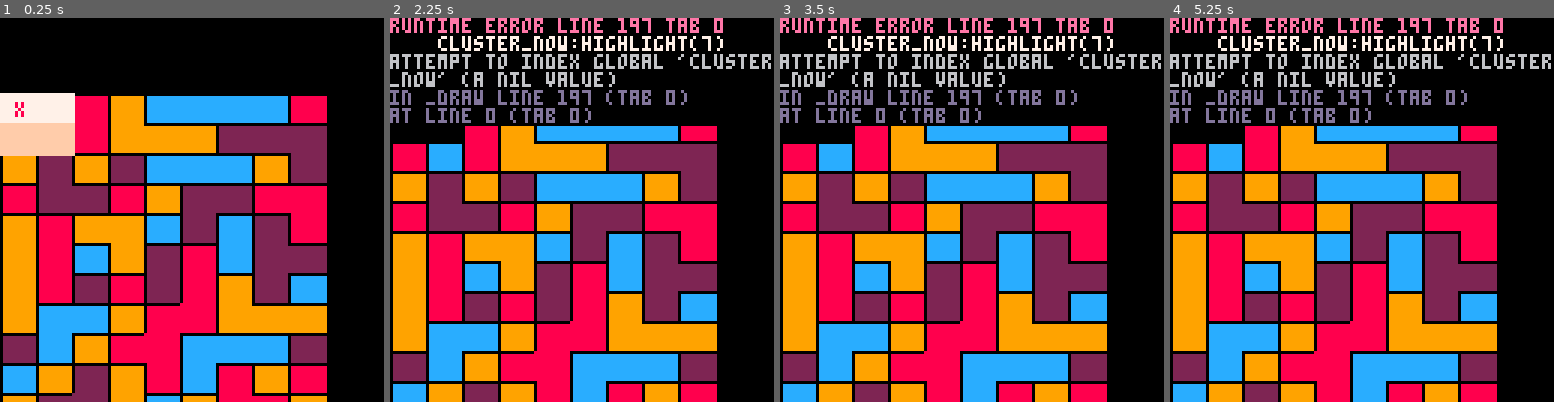
Above: before the commit, frames 1-4 (left to right).
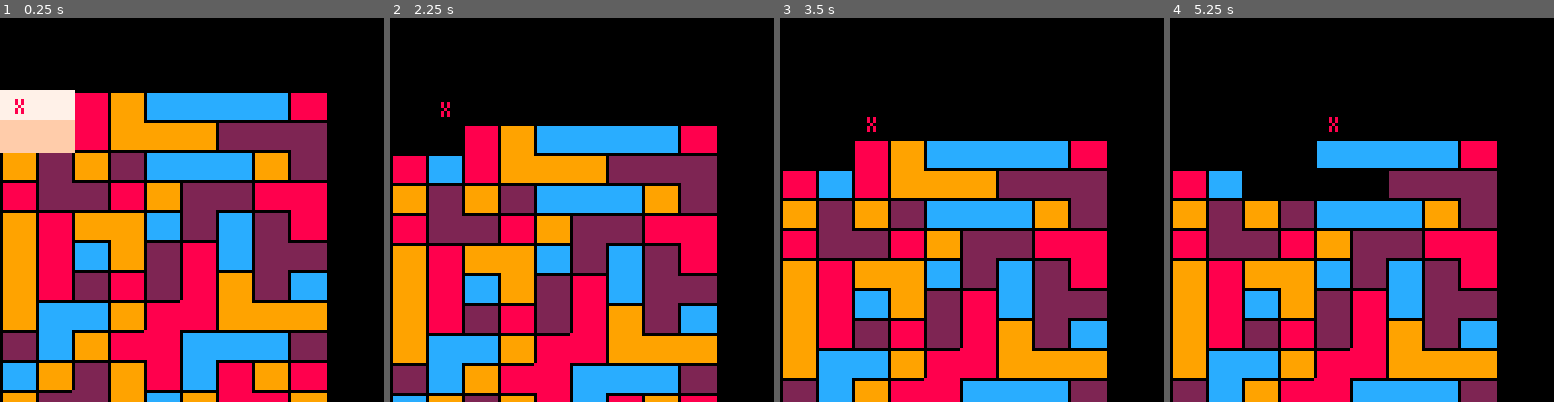
Above: after the commit, the same moments.

Repository: paloblanco/digger
Game: PICO-8 cartridge dig22.p8
Two runs of this game, one before a commit and one after it. Both use one fixed random seed, a clock stepped at 60 frames per second and the inputs below.
Inputs:
- Up to frame 1 (0.25 s): no input
- Up to frame 2 (2.25 s): tap X (X key) at 0.33, 1.07, 1.85 s; tap O (Z key) at 0.7, 1.7, 2.1 s; hold Right 1.6-2.1 s; hold Up from 2.15 s (still down)
- Up to frame 3 (3.5 s): release Up at 2.42 s; hold Right 2.47-3.03 s; tap O (Z key) at 2.5, 2.9, 3.3 s; tap X (X key) at 2.97 s; hold Left from 3.08 s (still down)
- Up to frame 4 (5.25 s): release Left at 3.58 s; hold Down 3.63-3.97 s; tap O (Z key) every 0.4 s from 3.7 to 4.9 s; hold Right 4.02-4.68 s; tap X (X key) at 4.08, 5.2 s; hold Up 4.73-5.03 s; hold Left from 5.08 s (still down)

The runs differ from the first frame. In frame 1, 9.4% of the frame differs, in the area x 0-86%, y 18-99%; in frame 2, 27%; in frame 3, 49%; in frame 4, 50%, in the area x 0-100%, y 0-100%.
Error before the commit: runtime error line 197 tab 0; cluster_now:highlight(7); attempt to index global 'cluster_now' (a nil value)

Commit message:
started cluster kill code

Diff:
--- a/main.lua
+++ b/main.lua
@@ -97,6 +97,20 @@
     end
 end
 
+function cluster:killme()
+    for ix in all(self.blocks) do
+        xx,yy = blockcoord(ix)
+        mset(xx,yy,0)
+        all_clusters[ix] = false
+    end
+    for b in all(self.aboveme) do
+        del(b.belowme,self)
+    end
+    for b in all(self.belowme) do
+        del(b.aboveme,self)
+    end
+end
+
 function mg(x,y)
     return mget(x,y)%16
 end
@@ -170,13 +184,10 @@
 
 function _update60()
     if (btnp()>0) turn()
-
     local deltay = target.y*10 - cy - 30
     cy += deltay/10
     if (abs(deltay) < 1) cy = target.y*10 - 30
-
-end
-
+end
 
 
 function _draw()
@@ -194,12 +205,14 @@
         end
     end
     cluster_now = all_clusters[blockid(target.x,target.y)]
-    cluster_now:highlight(7)
-    for b in all(cluster_now.belowme) do
-        b:highlight(15)
-    end
-    for b in all(cluster_now.aboveme) do
-        b:highlight(14)
+    if cluster_now then
+        cluster_now:highlight(7)
+        for b in all(cluster_now.belowme) do
+            b:highlight(15)
+        end
+        for b in all(cluster_now.aboveme) do
+            b:highlight(14)
+        end
     end
     print("x",(target.x*12)+5,(target.y*10)+3, 1)
 end
